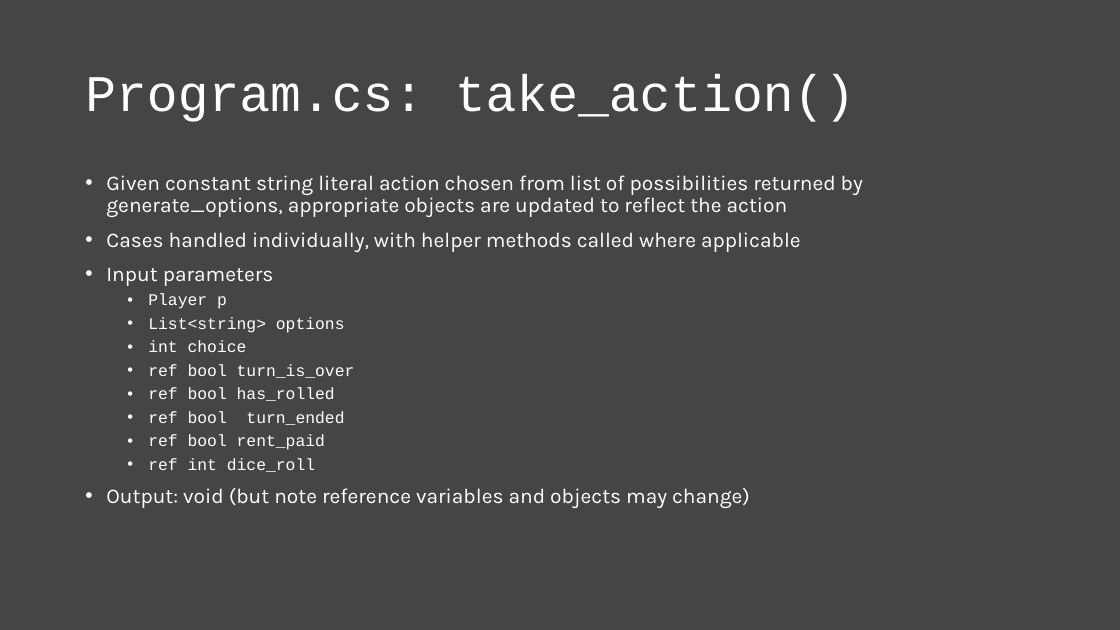
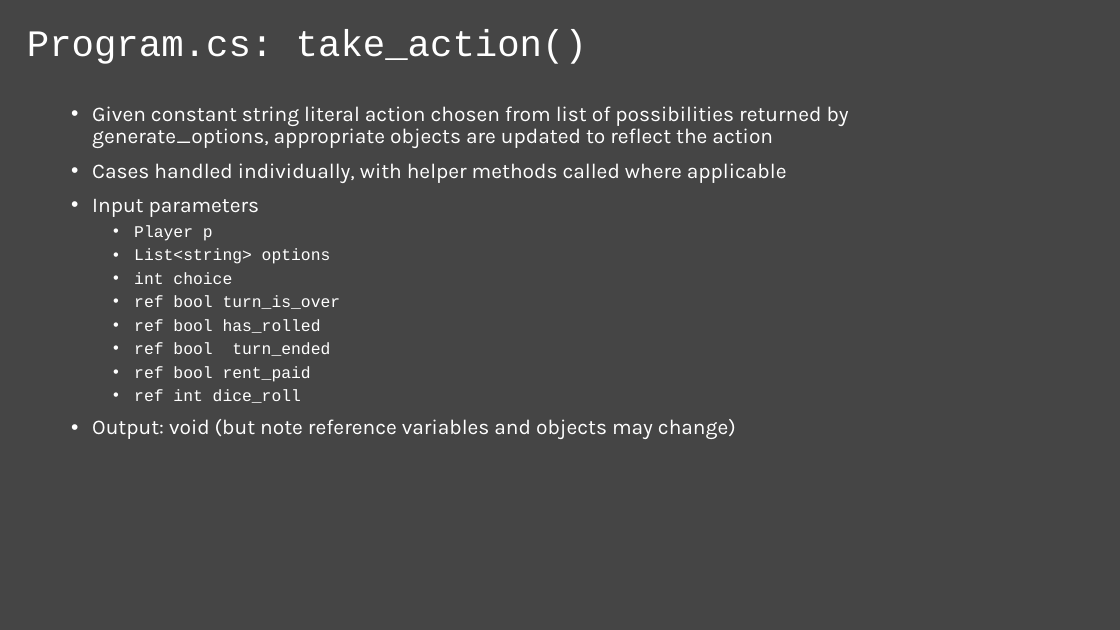
Before and after one commit to ampersandmcd/Monopoly, a slide deck: slide 11 of model.pptx (slide 8 before the commit). Drawn at 1120x630 pixels with LibreOffice and Linux fonts; fonts in the diff are those of the drawing. Boxes give left, top, right and bottom in pixels: in the first picture for what was removed or moved away, otherwise in the second. Text is boxed around its words. In the diff, an @@ line names an element or a change of style, - is before the commit and + after.

```diff
--- a/model.pptx
+++ b/model.pptx
@@ title "Program.cs: take_action()": place and size @@
-title "Program.cs: take_action()" at (85, 74, 855, 122)
+title "Program.cs: take_action()" at (27, 30, 587, 64)
@@ title "Program.cs: take_action()" at (27, 30, 587, 64): size 44 to 32 pt @@
@@ text "Given constant string literal action ...": place and size @@
-text "Given constant string literal action ..." at (106, 175, 863, 508)
+text "Given constant string literal action ..." at (92, 106, 849, 439)
```
Also in this commit, not shown: 7 other slides changed, 5 slides added, 5 other files.
